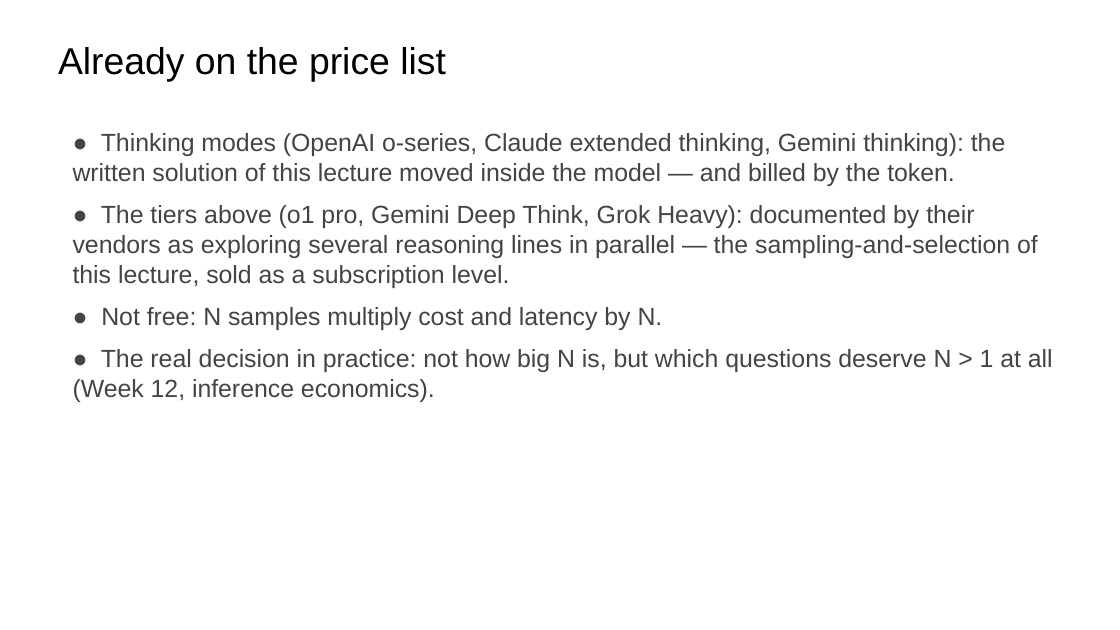
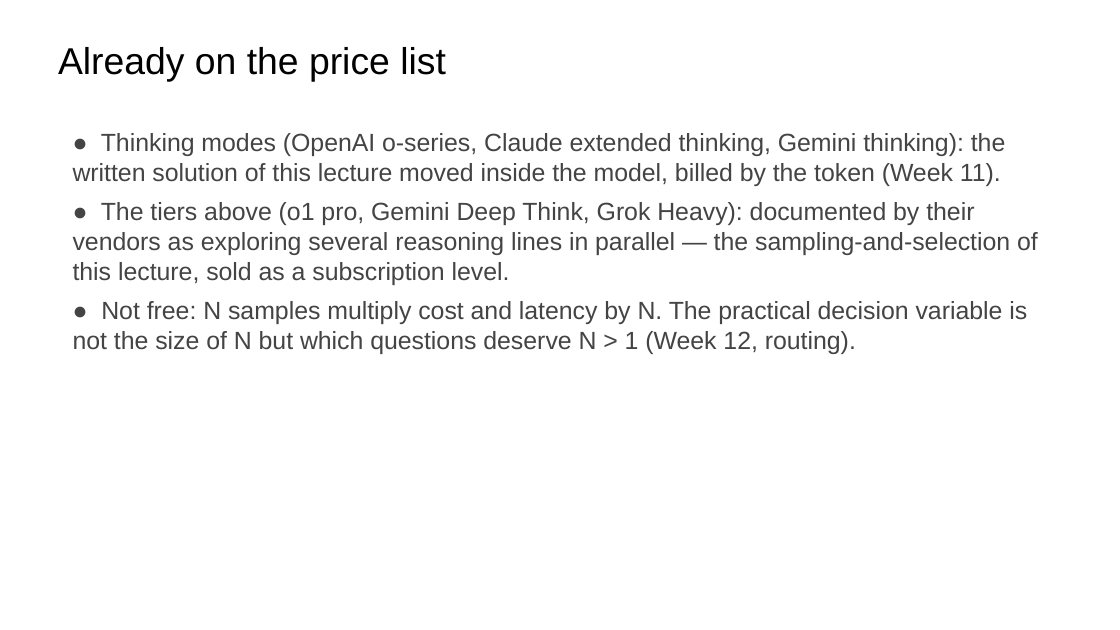
Before and after one commit to ralbu85/stml_2026, a slide deck: slide 29 of lectures/week02/slides-draft-w2.pptx. Drawn at 1120x630 pixels with LibreOffice and Linux fonts; fonts in the diff are those of the drawing. Boxes give left, top, right and bottom in pixels: in the first picture for what was removed or moved away, otherwise in the second. Text is boxed around its words. In the diff, an @@ line names an element or a change of style, - is before the commit and + after.

```diff
--- a/lectures/week02/slides-draft-w2.pptx
+++ b/lectures/week02/slides-draft-w2.pptx
@@ text at box(73, 133, 1006, 186): text changed @@
-● Thinking modes (OpenAI o-series, Claude extended thinking, Gemini thinking): the written solution of this lecture moved inside the model — and billed by the token.
+● Thinking modes (OpenAI o-series, Claude extended thinking, Gemini thinking): the written solution of this lecture moved inside the model, billed by the token (Week 11).
@@ text at box(73, 202, 1038, 285): less space between paragraphs @@
@@ text at box(73, 301, 1027, 354): text changed @@
-● Not free: N samples multiply cost and latency by N.
-● The real decision in practice: not how big N is, but which questions deserve N > 1 at all (Week 12, inference economics).
+● Not free: N samples multiply cost and latency by N. The practical decision variable is not the size of N but which questions deserve N > 1 (Week 12, routing).
```
Also in this commit, not shown: 22 other slides changed, 1 slide added, 1 slide removed, 2 other files.
